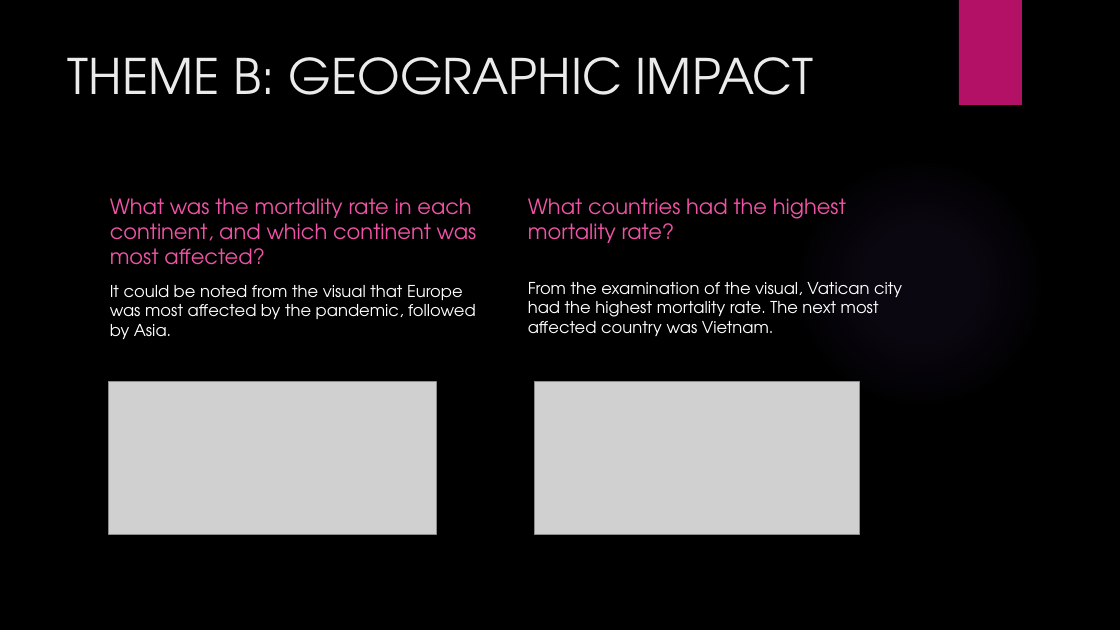
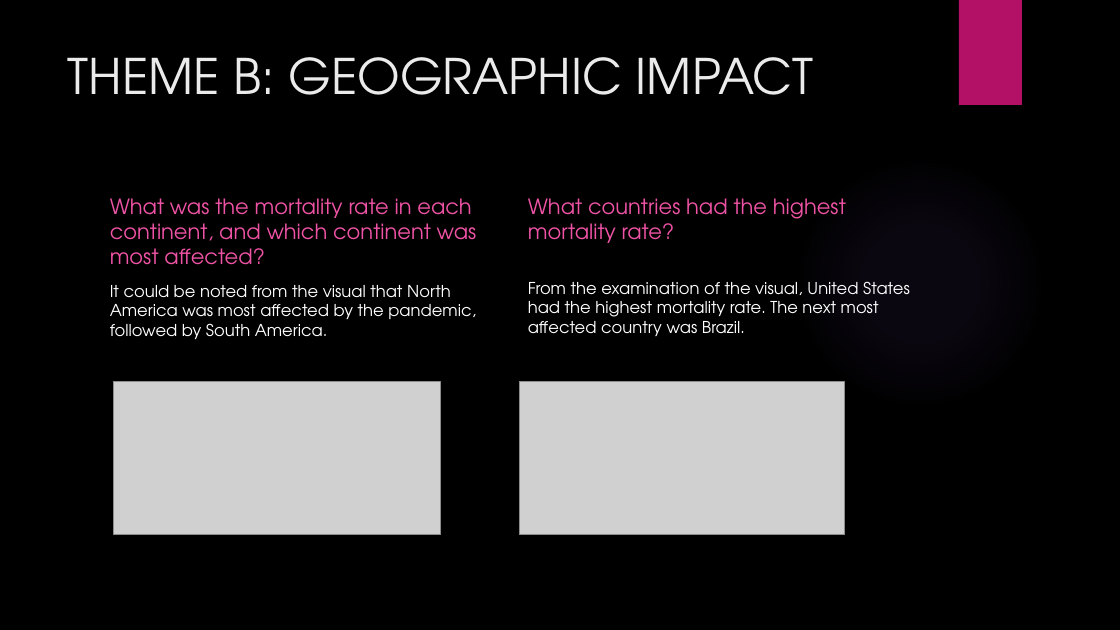
Before and after one commit to Chinaturum1/Covid-19-Analysis-Project, a slide deck: slide 6 of GLOBAL COVID-19 Project.pptx. Drawn at 1120x630 pixels with LibreOffice and Linux fonts; fonts in the diff are those of the drawing; grey boxes stand for pictures; background and template pictures are left out. Boxes give left, top, right and bottom in pixels: in the first picture for what was removed or moved away, otherwise in the second. Text is boxed around its words. In the diff, an @@ line names an element or a change of style, - is before the commit and + after.

```diff
--- a/GLOBAL COVID-19 Project.pptx
+++ b/GLOBAL COVID-19 Project.pptx
@@ text at (110, 285, 476, 339): text changed @@
-It could be noted from the visual that Europe was most affected by the pandemic, followed by Asia.
+It could be noted from the visual that North America was most affected by the pandemic, followed by South America.
@@ text at (528, 281, 910, 336): text changed @@
-From the examination of the visual, Vatican city had the highest mortality rate. The next most affected country was Vietnam.
+From the examination of the visual, United States had the highest mortality rate. The next most affected country was Brazil.
@@ picture: place and size @@
-picture at (109, 382, 436, 535)
+picture at (113, 382, 440, 535)
@@ picture: place and size @@
-picture at (534, 382, 860, 535)
+picture at (519, 382, 845, 535)
```
Also in this commit, not shown: 8 other slides changed, 2 other files.
